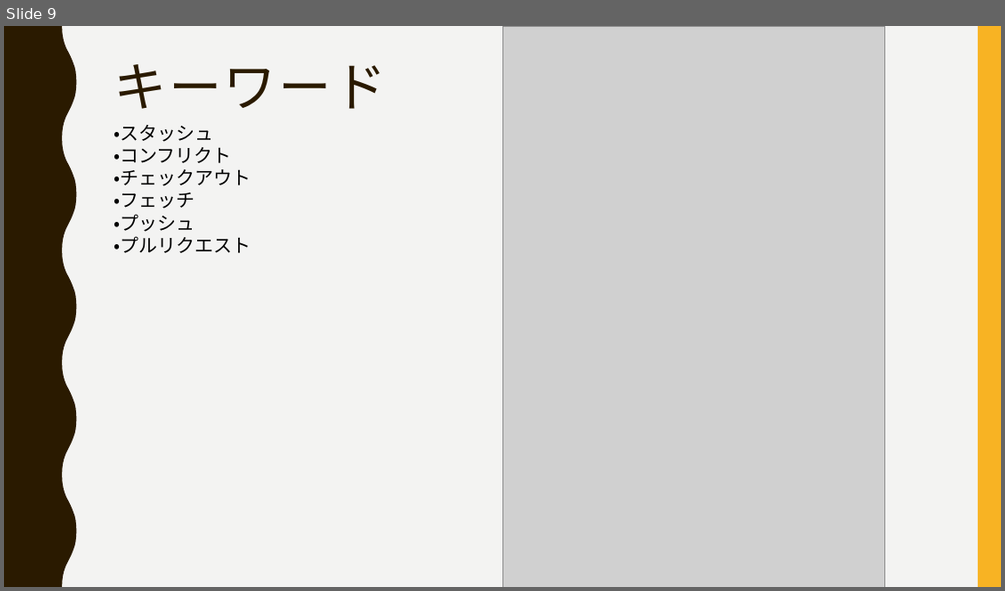
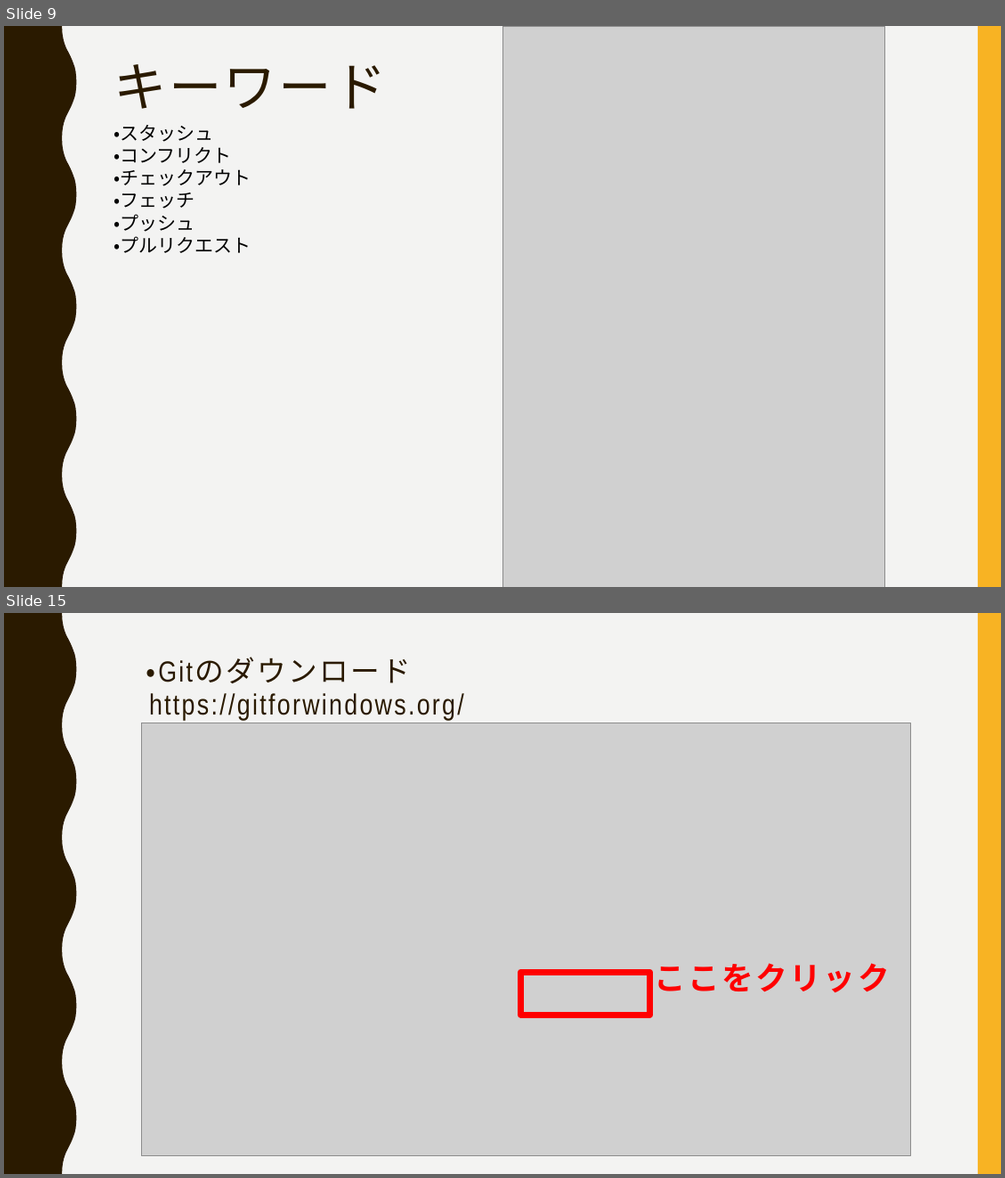
Before and after one commit to FIY24554/git_test, a slide deck: gitについて_加藤.pptx. Shown one above the other, each under a label of ours: slide 9 before the commit, slides 9 and 15 after it; the slides between them are not shown. The pictures are 1005x591 and 1005x1178 pixels, drawn with LibreOffice and Linux fonts; fonts in the diff are those of the drawing; grey boxes stand for pictures. Boxes give left, top, right and bottom in pixels: in the first picture for what was removed or moved away, otherwise in the second. Text is boxed around its words. In the diff, an @@ line names an element or a change of style, - is before the commit and + after.

Commit message:
gitの説明、環境構築まで作成_加藤

```diff
--- a/gitについて_加藤.pptx
+++ b/gitについて_加藤.pptx
@@ slide 15 added at (4,613,1001,1174), background #F3F3F2; not listed: 2 template elements that a slide beside it also shows @@
@@ text added at (146,657,411,683), 28 pt, text #2A1A00 @@
+・Gitのダウンロード
@@ text added at (149,693,464,721), 28 pt, text #2A1A00 @@
+https://gitforwindows.org/
@@ picture added at (142,723,911,1155) @@
@@ rectangle added at (521,972,650,1014), outline #FF0000 6 pt @@
@@ text added at (655,963,890,992), 30.6 pt, text #FF0000, bold @@
+ここをクリック
```
Also in this commit, not shown: 6 other slides added, 1 slide removed.
